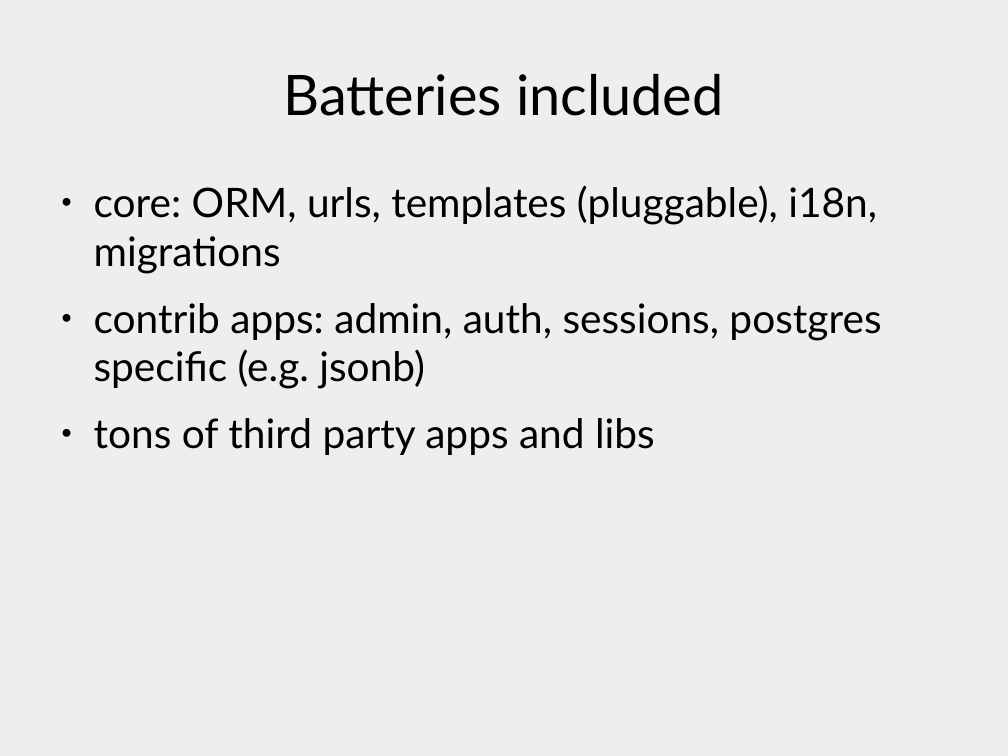
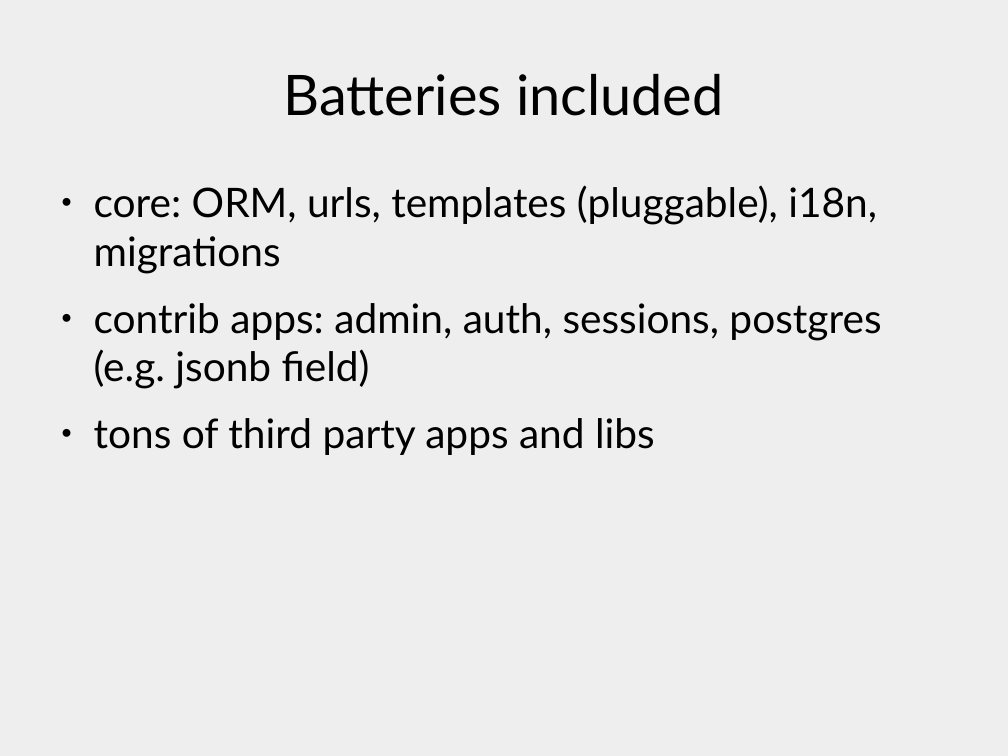
Before and after one commit to xrmx/tcs-lademuta, a slide deck: slide 11 of django.odp. Drawn at 1008x756 pixels with LibreOffice and Linux fonts; fonts in the diff are those of the drawing. Boxes give left, top, right and bottom in pixels: in the first picture for what was removed or moved away, otherwise in the second. Text is boxed around its words. In the diff, an @@ line names an element or a change of style, - is before the commit and + after.

```diff
--- a/django.odp
+++ b/django.odp
@@ text at <box>94,303,881,389</box>: text changed @@
-● contrib apps: admin, auth, sessions, postgres specific (e.g. jsonb)
+● contrib apps: admin, auth, sessions, postgres (e.g. jsonb field)
```
Also in this commit, not shown: 5 other slides changed, 1 slide added, 2 other files.
